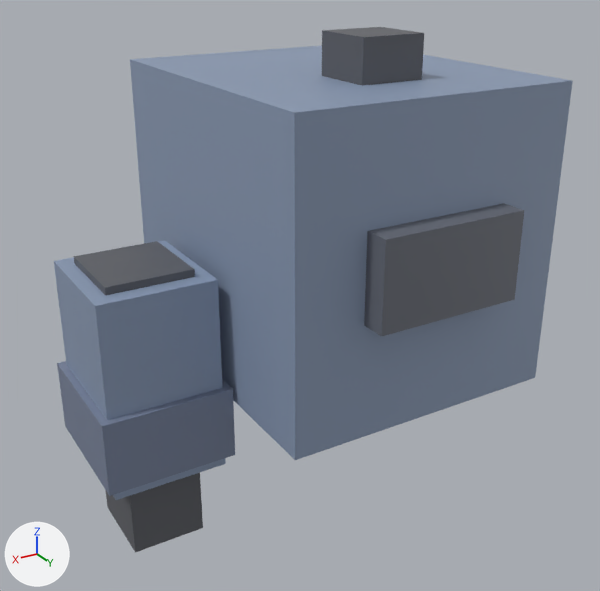
The glTF model scenes/mecha/parts/arm_left/tankmech_arm_left.glb: old version first, new version second.
Rendered twice from a 50 mm camera at (0.96, 2.82, 1.15) aimed at (-0.65, 0.14, -0.2). Every picture has the same lights, and +X, +Y and +Z are marked at lower left. The older version comes first.

The first picture shows 'armL_forearm', 'armL_forearm_fist', 'armL_forearm_plate', 'armL_pauldron', 'armL_pauldron_thruster', 'armL_pauldron_vent_front', 'armL_upper'.
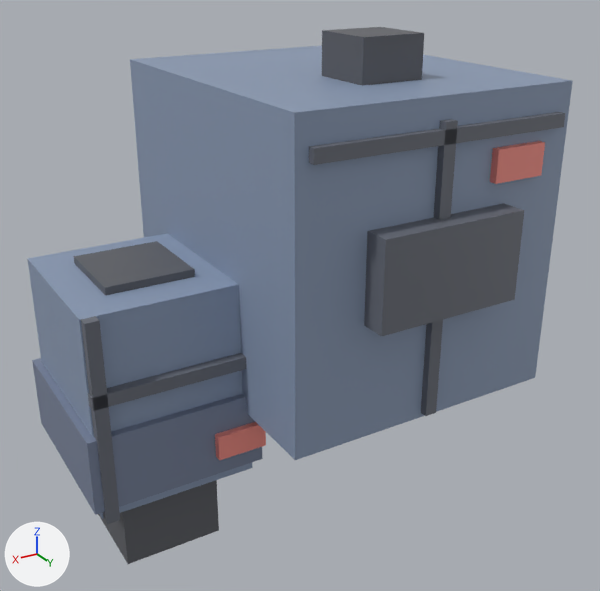
Boxes [x1, y1, x2, y2] around the edits, measured in the pictures (600 x 591 px):
'armL_forearm', rescaled (31% wider, 10% taller): before [54, 241, 226, 500]; after [27, 233, 253, 519]
'armL_forearm_plate', rescaled (30% wider, 16% taller): before [57, 361, 235, 496]; after [32, 358, 263, 515]
'armL_forearm_fist', moved, rescaled: before [106, 473, 203, 552]; after [98, 480, 219, 564]
'armL_pauldron_line_h', added: after [309, 112, 565, 165]
'armL_forearm_line_v', added: after [81, 316, 120, 524]
'armL_pauldron_line_v', added: after [421, 119, 458, 416]
'armL_forearm_line_h', added: after [88, 353, 246, 411]
'armL_pauldron_accent', added (brown): after [490, 141, 545, 184]
'armL_forearm_accent', added (brown): after [215, 422, 266, 460]

Patch to the scene script:
```diff
--- a/scenes/mecha/parts/arm_left/tankmech_arm_left.glb.py
+++ b/scenes/mecha/parts/arm_left/tankmech_arm_left.glb.py
@@ mat_defaultmaterial_015 @@
+mat_defaultmaterial_015 = bpy.data.materials.new('DefaultMaterial.015')
+mat_defaultmaterial_015.use_nodes = True; mat_defaultmaterial_015.node_tree.nodes.clear()
+_N = mat_defaultmaterial_015.node_tree.nodes; _L = mat_defaultmaterial_015.node_tree.links
+n0 = _N.new('ShaderNodeOutputMaterial'); n0.name = 'Material Output'
+n1 = _N.new('ShaderNodeBsdfPrincipled'); n1.name = 'Principled BSDF'
+n2 = _N.new('ShaderNodeVertexColor'); n2.name = 'Color Attribute'
+_L.new(n1.outputs[0], n0.inputs[0])  # 'BSDF' to 'Surface'
+_L.new(n2.outputs[0], n1.inputs[0])  # 'Color' to 'Base Color'
@@ mat_defaultmaterial_014 @@
+mat_defaultmaterial_014 = bpy.data.materials.new('DefaultMaterial.014')
+mat_defaultmaterial_014.use_nodes = True; mat_defaultmaterial_014.node_tree.nodes.clear()
+_N = mat_defaultmaterial_014.node_tree.nodes; _L = mat_defaultmaterial_014.node_tree.links
+n0 = _N.new('ShaderNodeOutputMaterial'); n0.name = 'Material Output'
+n1 = _N.new('ShaderNodeBsdfPrincipled'); n1.name = 'Principled BSDF'
+n2 = _N.new('ShaderNodeVertexColor'); n2.name = 'Color Attribute'
+_L.new(n1.outputs[0], n0.inputs[0])  # 'BSDF' to 'Surface'
+_L.new(n2.outputs[0], n1.inputs[0])  # 'Color' to 'Base Color'
@@ mat_defaultmaterial_013 @@
+mat_defaultmaterial_013 = bpy.data.materials.new('DefaultMaterial.013')
+mat_defaultmaterial_013.use_nodes = True; mat_defaultmaterial_013.node_tree.nodes.clear()
+_N = mat_defaultmaterial_013.node_tree.nodes; _L = mat_defaultmaterial_013.node_tree.links
+n0 = _N.new('ShaderNodeOutputMaterial'); n0.name = 'Material Output'
+n1 = _N.new('ShaderNodeBsdfPrincipled'); n1.name = 'Principled BSDF'
+n2 = _N.new('ShaderNodeVertexColor'); n2.name = 'Color Attribute'
+_L.new(n1.outputs[0], n0.inputs[0])  # 'BSDF' to 'Surface'
+_L.new(n2.outputs[0], n1.inputs[0])  # 'Color' to 'Base Color'
@@ me_arml_forearm @@
-me_arml_forearm.from_pydata(...)  # 8 vertices, 12 faces; spans x -0.23..0.23, y -0.25..0.25, z -0.8..0.0
+me_arml_forearm.from_pydata(...)  # 8 vertices, 12 faces; spans x -0.31..0.31, y -0.33..0.33, z -0.8..0.0
+# me_arml_forearm part 1: the whole mesh is scaled about its middle by (1.35, 1.32, 1)
 me_arml_forearm.materials.append(mat_defaultmaterial_007)
@@ me_arml_forearm_plate @@
-me_arml_forearm_plate.from_pydata(...)  # 8 vertices, 12 faces; spans x -0.26..0.26, y -0.28..0.28, z -0.75..-0.45
+me_arml_forearm_plate.from_pydata(...)  # 8 vertices, 12 faces; spans x -0.34..0.34, y -0.36..0.36, z -0.75..-0.45
+# me_arml_forearm_plate part 2: the whole mesh is scaled about its middle by (1.31, 1.29, 1)
 me_arml_forearm_plate.materials.append(mat_defaultmaterial_008)
@@ me_arml_forearm_fist @@
-me_arml_forearm_fist.from_pydata(...)  # 8 vertices, 12 faces; spans x -0.15..0.15, y -0.17..0.17, z -1.14..-0.78
+me_arml_forearm_fist.from_pydata(...)  # 8 vertices, 12 faces; spans x -0.2..0.2, y -0.22..0.22, z -1.14..-0.74
+# me_arml_forearm_fist part 3: the whole mesh is scaled about its middle by (1.33, 1.29, 1.11), then moved by (0.0, 0.0, 0.02)
 me_arml_forearm_fist.materials.append(mat_defaultmaterial_009)
@@ ob_arml_forearm_accent @@
+ob_arml_forearm_accent = bpy.data.objects.new('armL_forearm_accent', me_arml_forearm_accent)  # a box spanning x -0.34..-0.14, y 0.35..0.39, z -0.67..-0.57
+ob_arml_forearm_accent.location = (0.0, 0.0, 0.0)
@@ ob_arml_forearm_line_v @@
+ob_arml_forearm_line_v = bpy.data.objects.new('armL_forearm_line_v', me_arml_forearm_line_v)  # a box spanning x 0.255..0.305, y 0.33..0.37, z -0.8..0.0
+ob_arml_forearm_line_v.location = (0.0, 0.0, 0.0)
@@ ob_arml_forearm_line_h @@
+ob_arml_forearm_line_h = bpy.data.objects.new('armL_forearm_line_h', me_arml_forearm_line_h)  # a box spanning x -0.31..0.31, y 0.33..0.37, z -0.325..-0.275
+ob_arml_forearm_line_h.location = (0.0, 0.0, 0.0)
@@ ob_arml_pauldron_accent @@
+ob_arml_pauldron_accent = bpy.data.objects.new('armL_pauldron_accent', me_arml_pauldron_accent)  # a box spanning x -1.29..-1.07, y 0.715..0.755, z 0.36..0.48
+ob_arml_pauldron_accent.location = (0.0, 0.0, 0.0)
@@ ob_arml_pauldron_line_v @@
+ob_arml_pauldron_line_v = bpy.data.objects.new('armL_pauldron_line_v', me_arml_pauldron_line_v)  # a box spanning x -0.875..-0.825, y 0.715..0.755, z -0.5..0.6
+ob_arml_pauldron_line_v.location = (0.0, 0.0, 0.0)
@@ ob_arml_pauldron_line_h @@
+ob_arml_pauldron_line_h = bpy.data.objects.new('armL_pauldron_line_h', me_arml_pauldron_line_h)  # a box spanning x -1.375..-0.325, y 0.715..0.755, z 0.525..0.575
+ob_arml_pauldron_line_h.location = (0.0, 0.0, 0.0)
```
